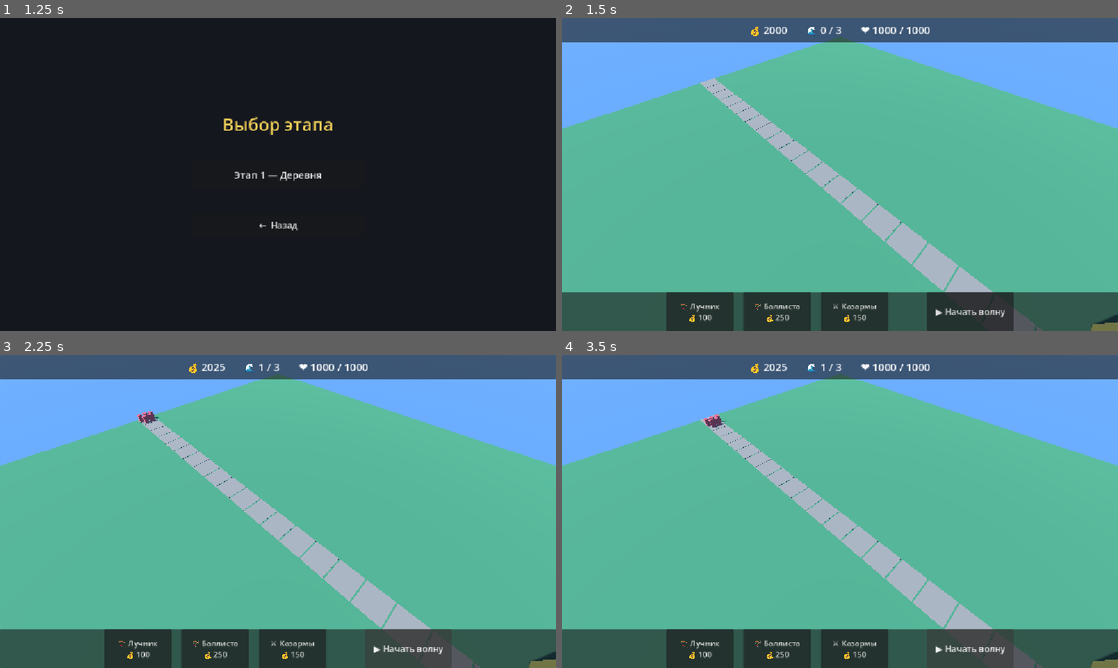
Above: before the commit, frames 1-4 (two rows, left to right).
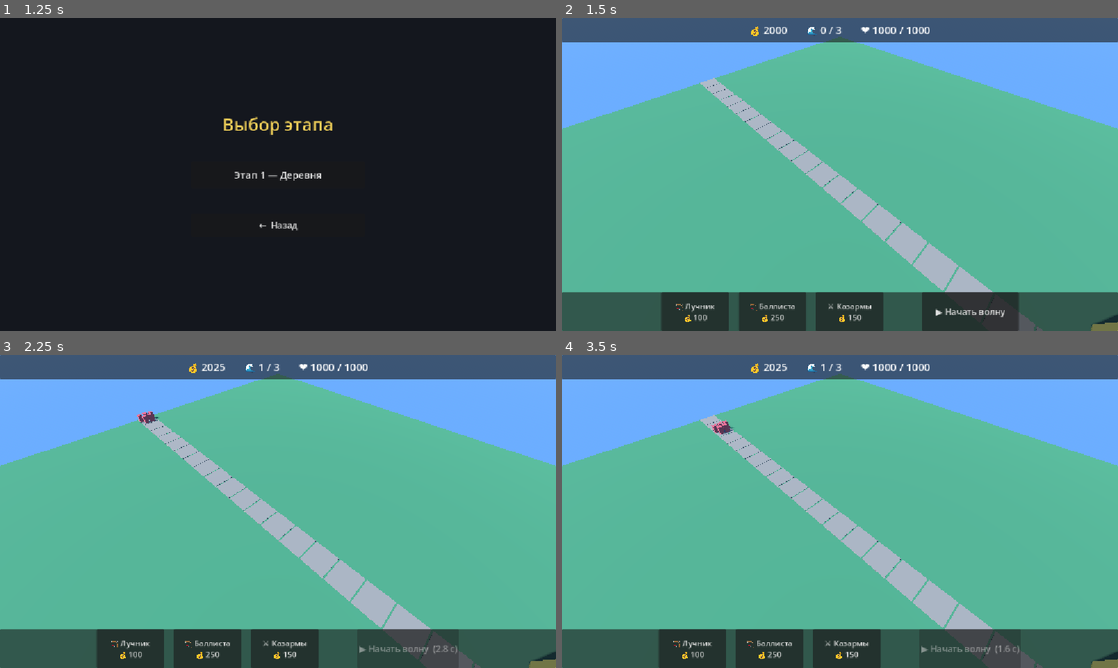
Above: after the commit, the same moments.

Repository: MAQHASKER/tower-defense
Game: Godot game, scene res://scenes/MainMenu.tscn
Same seed, same stepped clock (60 frames per second), same inputs: the game is played once before the commit and once after it.
Inputs (mouse positions are in pixels of both pictures, inside the frame that each line leads up to):
- Up to frame 1 (1.25 s): click "▶ Начать игру" at 0.5 s
- Up to frame 2 (1.5 s): click "Этап 1 — Деревня" at 1.25 s
- Up to frame 3 (2.25 s): click "▶ Начать волну" at 2 s
- Up to frame 4 (3.5 s): click (967, 649) at 2.75 s, where only the run before the commit has a clickable "▶ Начать волну"

Frame 1 is identical in both runs. In frame 2, 1.3% of the frame differs, in the area x 18-83%, y 87-100%; in frame 3, 1.7%; in frame 4, 1.9%, in the area x 17-83%, y 18-100%.

Commit message:
Застревание врагов, дрожание солдат и отклик кнопки волны
1. Враги застревали навсегда — регрессия моей прошлой правки
   Целью был ФИКСИРОВАННЫЙ центр следующей клетки. Дойдя до него, враг
   больше не двигался, значит moved = 0, значит прогресс никогда не
   перешагивал 1.0 и клетка не менялась. Все вставали через одну клетку
   после старта. Теперь клетка меняется по факту достижения цели
   (ARRIVE_DISTANCE), а не по накопленному прогрессу. Переменная
   _progress убрана за ненадобностью

2. Солдаты дёргались в тесной застройке
   Они сталкивались друг с другом, толкались коробками, а обход
   постоянно менял направление — отсюда «нейтроны и протоны».
   Убрано взаимодействие солдат между собой: они сталкиваются только
   с постройками, а друг от друга их держит строй на точке сбора
   Проверено: 20 солдат в четырёх казармах, сдвиг за 0.4 с = 0.000 м

3. У кнопки «Начать волну» появился отклик
   На время кулдауна она гаснет и показывает отсчёт: «▶ Начать волну (2.6 с)».
   Длительность кулдауна переехала в Constants.EARLY_START_COOLDOWN,
   чтобы кнопка и спавнер брали одно и то же значение

Diff:
--- a/scripts/Constants.gd
+++ b/scripts/Constants.gd
@@ -8,6 +8,10 @@
 # Модели из Blender. Пока выключены — вместо них рисуются кубы-заглушки.
 # Поставь true, чтобы вернуть модель башни лучника и гоблина.
 const USE_MODELS := false
+
+# Пауза между досрочными стартами волн. Лежит здесь, а не в WaveSpawner,
+# потому что кнопка «Начать волну» показывает этот же кулдаун
+const EARLY_START_COOLDOWN := 3.0
 
 const COLOR_GROUND := Color(0.3, 0.5, 0.3)
 const COLOR_PATH   := Color(0.6, 0.5, 0.4)
--- a/scripts/WaveSpawner.gd
+++ b/scripts/WaveSpawner.gd
@@ -6,8 +6,6 @@
 const WAVE_INTERVAL := 15.0   # для теста 15 сек (в дизайне 30)
 const PACK_INTERVAL := 2.0    # пауза между пачками внутри волны
 const EARLY_START_BONUS := 25
-# Пауза между досрочными стартами: без неё можно выкликать все волны разом
-const EARLY_START_COOLDOWN := 3.0
 # Радиус свободной зоны у начала пути, в клетках
 const SPAWN_ZONE_CELLS := 2.0
 
@@ -126,7 +124,7 @@
 		return
 	if _next_wave_index >= _waves.size():
 		return   # все волны уже заспавнены
-	if _time - _last_early_start < EARLY_START_COOLDOWN:
+	if _time - _last_early_start < Constants.EARLY_START_COOLDOWN:
 		return   # кнопку зажали — не выпускаем волны одна за другой
 	_last_early_start = _time
 	_start_wave(_next_wave_index)
--- a/scripts/ui/BuildPanel.gd
+++ b/scripts/ui/BuildPanel.gd
@@ -3,10 +3,37 @@
 signal tower_selected(tower_type: String)
 signal start_wave_pressed
 
+const WAVE_BUTTON_TEXT := "▶ Начать волну"
+
 var _buttons: Dictionary = {}
+var _wave_btn: Button
+var _cooldown_left: float = 0.0
 
 func _ready() -> void:
 	_build_ui()
+
+# Кнопка «Начать волну» гаснет на время кулдауна и показывает отсчёт,
+# иначе непонятно, почему нажатие ничего не делает
+func _process(delta: float) -> void:
+	if _cooldown_left <= 0.0:
+		return
+	_cooldown_left = maxf(_cooldown_left - delta, 0.0)
+	_refresh_wave_button()
+
+func _refresh_wave_button() -> void:
+	if _cooldown_left > 0.0:
+		_wave_btn.disabled = true
+		_wave_btn.text = "%s  (%.1f с)" % [WAVE_BUTTON_TEXT, _cooldown_left]
+	else:
+		_wave_btn.disabled = false
+		_wave_btn.text = WAVE_BUTTON_TEXT
+
+func _on_wave_pressed() -> void:
+	if _cooldown_left > 0.0:
+		return
+	_cooldown_left = Constants.EARLY_START_COOLDOWN
+	_refresh_wave_button()
+	start_wave_pressed.emit()
 
 func _build_ui() -> void:
 	var panel := PanelContainer.new()
@@ -27,12 +54,12 @@
 	spacer.custom_minimum_size = Vector2(40, 0)
 	hbox.add_child(spacer)
 
-	var wave_btn := Button.new()
-	wave_btn.text = "▶ Начать волну"
-	wave_btn.custom_minimum_size = Vector2(180, 60)
-	wave_btn.add_theme_font_size_override("font_size", 18)
-	wave_btn.pressed.connect(func(): start_wave_pressed.emit())
-	hbox.add_child(wave_btn)
+	_wave_btn = Button.new()
+	_wave_btn.text = WAVE_BUTTON_TEXT
+	_wave_btn.custom_minimum_size = Vector2(200, 60)
+	_wave_btn.add_theme_font_size_override("font_size", 18)
+	_wave_btn.pressed.connect(_on_wave_pressed)
+	hbox.add_child(_wave_btn)
 
 func _add_tower_button(parent: Node, type: String, label: String) -> void:
 	var btn := Button.new()
--- a/scripts/units/Enemy.gd
+++ b/scripts/units/Enemy.gd
@@ -4,6 +4,9 @@
 # Слой физики: враги сталкиваются только друг с другом. Здания их не держат —
 # иначе враг мог бы застрять, задев постройку рядом с путём.
 const LAYER_ENEMY := 1 << 1
+
+# Насколько близко нужно подойти к центру клетки, чтобы считать её пройденной
+const ARRIVE_DISTANCE := 0.05
 
 # Характеристики — заполняются из balance.json через setup()
 var hp: float = 30.0
@@ -26,7 +29,6 @@
 # Путь
 var path_cells: Array[Vector2i] = []
 var current_index: int = 0
-var _progress: float = 0.0
 
 # Атака базы
 var _attack_timer: float = 0.0
@@ -307,34 +309,24 @@
 	if dir.length_squared() > 0.0001:
 		rotation.y = atan2(dir.x, dir.z)
 
-	# Идём прямо к центру следующей клетки, шаг — ровно своя скорость.
-	# Прогресс растёт только на реально пройденное расстояние: иначе
+	# Идём к центру следующей клетки, шаг — ровно своя скорость.
+	# Клетка меняется ТОЛЬКО когда враг реально до неё дошёл. Иначе
 	# застрявший в пробке враг «набирает» путь и потом летит пулей к ратуше.
+	var aim := to_pos + _current_offset()
 	var step := speed * Constants.CELL_SIZE * get_process_delta_time()
-	var moved := _move_towards(to_pos + _current_offset(), step)
-	_progress += moved / Constants.CELL_SIZE
-
-	if _progress >= 1.0:
-		_progress -= 1.0
+	_move_towards(aim, step)
+	if global_position.distance_to(aim) <= ARRIVE_DISTANCE:
 		current_index += 1
-		if current_index >= stop_index:
-			_move_towards(base_pos + _current_offset(), step)
-			if global_position.distance_to(base_pos) <= Constants.CELL_SIZE:
-				_reach_base()
-			return
-
-# Идёт к точке маршрута и останавливается, если упёрся в другого врага.
-# Возвращает реально пройденное расстояние — по нему растёт прогресс пути.
-func _move_towards(target: Vector3, max_step: float) -> float:
+
+# Идёт к точке маршрута и останавливается, если упёрся в другого врага
+func _move_towards(target: Vector3, max_step: float) -> void:
 	var motion := target - global_position
 	motion.y = 0.0
 	if motion.length() > max_step:
 		motion = motion.normalized() * max_step
 	if motion.length_squared() <= 0.000001:
-		return 0.0
-	var before := global_position
+		return
 	move_and_collide(motion)
-	return Vector2(global_position.x - before.x, global_position.z - before.z).length()
 
 func _reach_base() -> void:
 	_reached_base = true
--- a/scripts/units/Soldier.gd
+++ b/scripts/units/Soldier.gd
@@ -45,8 +45,10 @@
 	_mesh.position.y = box_size.y / 2.0
 	add_child(_mesh)
 
+	# Солдаты не сталкиваются друг с другом: в тесноте они толкались коробками
+	# и постоянно дёргались. Друг от друга их держит строй на точке сбора.
 	collision_layer = LAYER_SOLDIER
-	collision_mask = LAYER_BUILDING | LAYER_SOLDIER
+	collision_mask = LAYER_BUILDING
 	motion_mode = CharacterBody3D.MOTION_MODE_FLOATING
 
 	var cs := CollisionShape3D.new()
@@ -126,7 +128,7 @@
 	var to := from + dir * AVOID_PROBE_CELLS * Constants.CELL_SIZE
 
 	var query := PhysicsRayQueryParameters3D.create(from, to)
-	query.collision_mask = LAYER_BUILDING | LAYER_SOLDIER
+	query.collision_mask = LAYER_BUILDING
 	var exclude: Array[RID] = [get_rid()]
 	query.exclude = exclude
 
Binary file added: docs/screenshots/wave-button-cooldown.png
